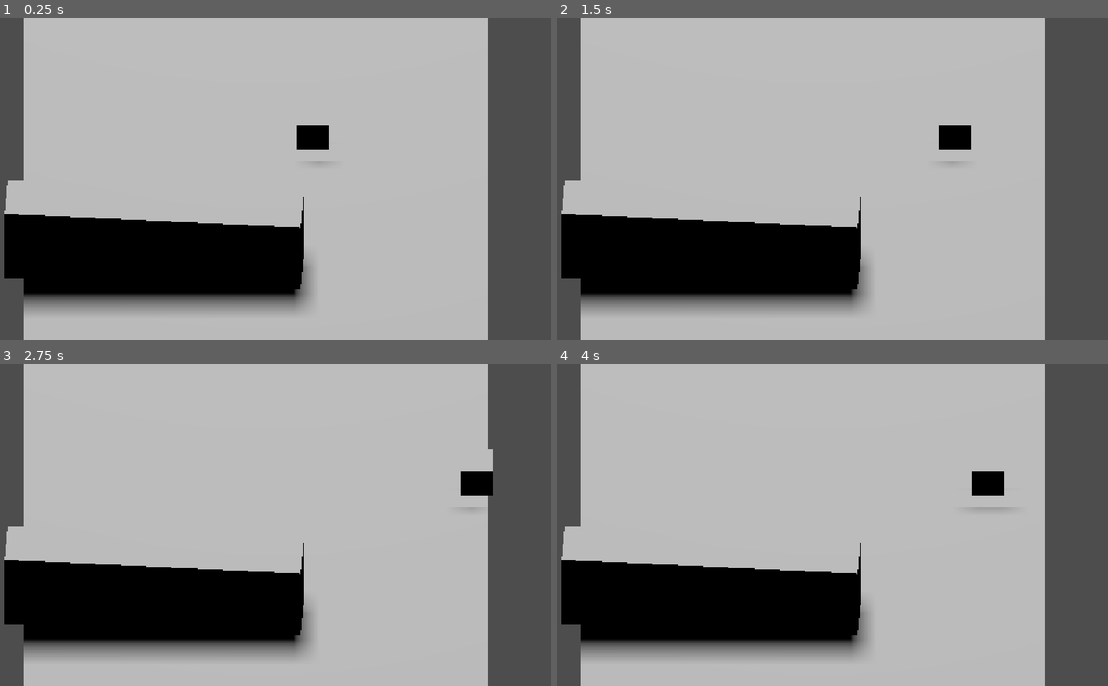
Above: before the commit, frames 1-4 (two rows, left to right).
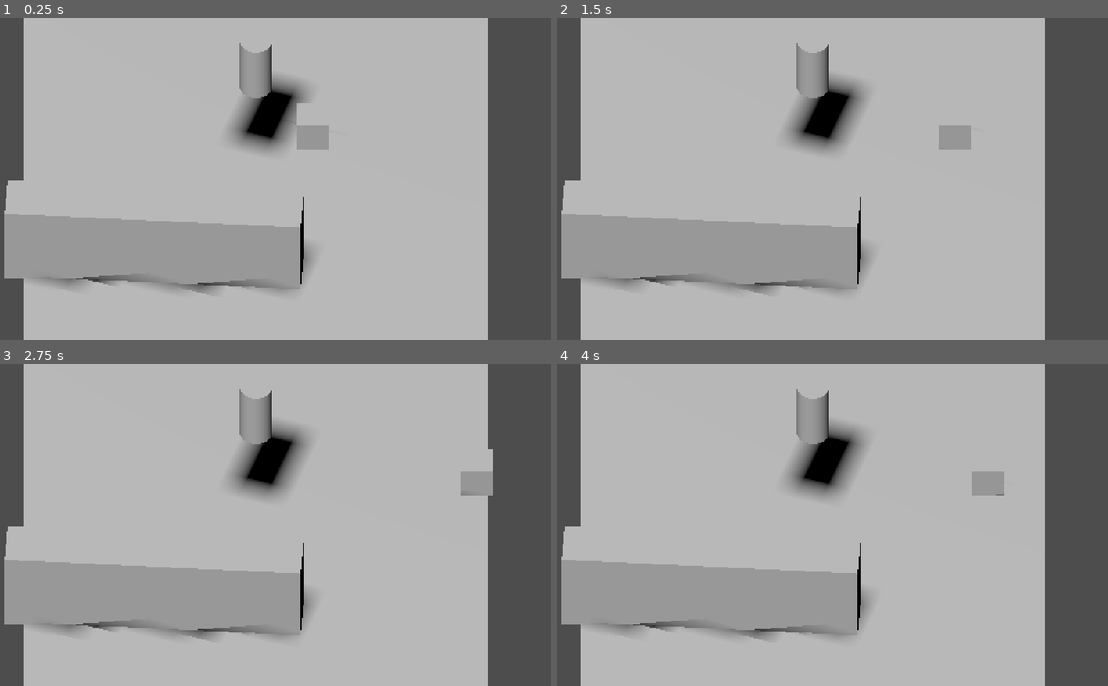
Above: after the commit, the same moments.

Repository: ghostlysleuth/NihiloGDC
Game: Godot game, scene res://testWorld.tscn
Same seed, same stepped clock (60 frames per second), same inputs: the game is played once before the commit and once after it.
Inputs:
- Up to frame 1 (0.25 s): no input
- Up to frame 2 (1.5 s): tap Enter at 0.5 s; hold Right (move_right) 0.53-1.28 s; hold Shift (focus) 0.53-1.28 s; hold Down (ui_down) from 1.28 s (still down); tap Shift (focus) at 1.35 s
- Up to frame 3 (2.75 s): tap Space at 2 s; release Down (ui_down) at 2.03 s; hold Right (move_right) from 2.03 s (still down); hold Shift (focus) from 2.03 s (still down)
- Up to frame 4 (4 s): release Right (move_right) at 2.78 s; release Shift (focus) at 2.78 s; hold Up (ui_up) 2.78-3.53 s; tap Shift (focus) at 2.85 s; tap Enter at 3.5 s; hold Left (move_left) from 3.53 s (still down); hold Shift (focus) from 3.53 s (still down)

The runs differ from the first frame. In frame 1, 19% of the frame differs, in the area x 0-60%, y 7-92%; in frame 2, 19%; in frame 3, 19%; in frame 4, 19%, in the area x 0-82%, y 7-92%.
Error after the commit: Parse Error: Annotation "@icon" must be at the top of the script, before "extends" and "class_name". (res://Game/Scripts/fish_interface.gd:4)

Commit message:
fish_interface

Diff:
--- /dev/null
+++ b/IShouldHaveStayed/Game/Scenes/Spawner.tscn
@@ -0,0 +1,8 @@
+[gd_scene load_steps=2 format=3 uid="uid://damxxfhxmtny"]
+
+[ext_resource type="Script" path="res://Game/Scripts/Spawner.gd" id="1_hrp03"]
+
+[node name="Spawner" type="Node3D"]
+script = ExtResource("1_hrp03")
+
+[node name="range" type="Node3D" parent="."]
--- a/IShouldHaveStayed/Game/Scenes/fish_interface.tscn
+++ b/IShouldHaveStayed/Game/Scenes/fish_interface.tscn
@@ -1,21 +1,26 @@
-[gd_scene load_steps=4 format=3 uid="uid://ce7b4b50b2sgs"]
+[gd_scene load_steps=5 format=3 uid="uid://ce7b4b50b2sgs"]
 
 [ext_resource type="Script" path="res://Game/Scripts/fish_interface.gd" id="1_60k17"]
 [ext_resource type="Script" path="res://Game/Scripts/FishData.gd" id="1_yqtum"]
 
 [sub_resource type="BoxShape3D" id="BoxShape3D_1dqct"]
 
+[sub_resource type="CylinderMesh" id="CylinderMesh_qyw0w"]
+
 [node name="fish_interface" type="CharacterBody3D"]
-script = ExtResource( "1_60k17" )
+script = ExtResource("1_60k17")
 
 [node name="CollisionShape3d" type="CollisionShape3D" parent="."]
 
 [node name="FishData" type="Node" parent="."]
-script = ExtResource( "1_yqtum" )
+script = ExtResource("1_yqtum")
 
 [node name="Hitbox" type="Area3D" parent="."]
 
 [node name="CollisionShape3D" type="CollisionShape3D" parent="Hitbox"]
-shape = SubResource( "BoxShape3D_1dqct" )
+shape = SubResource("BoxShape3D_1dqct")
+
+[node name="MeshInstance3d" type="MeshInstance3D" parent="."]
+mesh = SubResource("CylinderMesh_qyw0w")
 
 [connection signal="area_entered" from="Hitbox" to="." method="_on_hitbox_area_entered"]
--- /dev/null
+++ b/IShouldHaveStayed/Game/Scripts/Spawner.gd
@@ -0,0 +1,83 @@
+extends Node3D
+
+#cant find a way for multi line comments
+#var summary = """a
+#	'spawns' a random object using the list of resource paths. prefills the 'res://'. dosent bother with the leaf
+#	objs' appear on a random point within the range. see -> '_ready()' & $range
+#
+#	-is toggleable
+#	-has a random time delay(seconds) between spawns
+#
+#	starting
+#		enabled -> true - starts immideatly
+#		startSpawning( initialDelay:float) - starts spawning coroutine, possiable delay. negative delay for random
+#
+#	stopping
+#		enabled -> false - will spawn 1 last one
+#		stopImmideatly - self explaining
+#
+#	-idk how to have variables be set through the inspeactor like unity so no that.
+#"""
+#GDScript ide sucks. what do you mean I have to learn 100+ unlisted & hidden functions that the script inhearates to do anyhting
+
+
+#paths to fish resource
+const toSpawn = ['cube.tscn'] #full path would be "res://assets/prefab/Box.tscn"
+
+#time
+var spawnTime_min : float = 2;
+var spawnTime_max : float = 5;
+
+#position
+@export var range : Vector3
+@export var rot : Quaternion
+
+var _enabled : bool = true
+var enabled:bool:
+    get: return _enabled
+    set(v):
+        _enabled = v
+        if v:
+            startSpawning(0)
+
+var _stopImmediately : bool = false;
+
+func _ready():
+    range = $range.position - position #child node for easy visualization, couldnt find anything built in
+
+    for i in range(0, toSpawn.size()):
+        toSpawn[i] =  'res://' + toSpawn[i]
+    print(enabled)
+
+    if enabled:
+        startSpawning(-1)
+
+
+
+func startSpawning(initialDelay : float):
+    _stopImmediately = false;
+
+    var rando = RandomNumberGenerator.new()
+    var delay : float = 0
+
+    if initialDelay < 0: delay = rando.randi_range(spawnTime_min, spawnTime_max)
+
+    while _enabled:
+        print(delay)
+        await get_tree().create_timer(delay).timeout
+        if _stopImmediately: return
+        var obj = load(toSpawn[rando.randi_range(0, toSpawn.size()-1)])
+        var actualObject = obj.instantiate()
+
+        call_deferred("add_child", actualObject)
+        #actualObject do stuff
+
+func stopSpawning(stopImmediately : bool):
+    enabled = false
+
+    #cant find anyhting like StopCoroutine(...) from unity
+    _stopImmediately = stopImmediately
+
+func random_vec3(v : Vector3):
+    var r = RandomNumberGenerator.new()
+    return Vector3(r.randi_range(0, v.x), r.randi_range(0, v.y), r.randi_range(0, v.z))
--- a/IShouldHaveStayed/Game/Scripts/fish_interface.gd
+++ b/IShouldHaveStayed/Game/Scripts/fish_interface.gd
@@ -7,7 +7,7 @@
 
 signal caught(fishType)
 
-var current:Vector3 = Vector3.FORWARD
+var current:Vector3 = Vector3.BACK
 
 
 # Get the gravity from the project settings to be synced with RigidBody nodes.
--- a/IShouldHaveStayed/player.gd
+++ b/IShouldHaveStayed/player.gd
@@ -5,21 +5,21 @@
 
 
 func _physics_process(delta):
-	var direction = Vector3.ZERO
+    var direction = Vector3.ZERO
 
-	#Get direction
-	if Input.is_action_pressed("move_left"):
-		direction.x -= 1
-	if Input.is_action_pressed("move_right"):
-		direction.x += 1
-	if direction != Vector3.ZERO:
-		direction = direction.normalized()
-	#Implement speed
-	if Input.is_action_pressed("focus"):
-		velocity.x = direction.x * (SPEED / 2)
-	else:
-		velocity.x = direction.x * SPEED
+    #Get direction
+    if Input.is_action_pressed("move_left"):
+        direction.x -= 1
+    if Input.is_action_pressed("move_right"):
+        direction.x += 1
+    if direction != Vector3.ZERO:
+        direction = direction.normalized()
+    #Implement speed
+    if Input.is_action_pressed("focus"):
+        velocity.x = direction.x * (SPEED / 2)
+    else:
+        velocity.x = direction.x * SPEED
 
-	#Move
-	print(velocity.x)
-	move_and_slide()
+    #Move
+    print(velocity.x)
+    move_and_slide()
--- a/IShouldHaveStayed/testWorld.tscn
+++ b/IShouldHaveStayed/testWorld.tscn
@@ -1,7 +1,8 @@
-[gd_scene load_steps=7 format=3 uid="uid://bmaqvesfqo3yk"]
+[gd_scene load_steps=8 format=3 uid="uid://bmaqvesfqo3yk"]
 
 [ext_resource type="PackedScene" uid="uid://cxy2xociogn7g" path="res://cube.tscn" id="1_giw74"]
 [ext_resource type="PackedScene" uid="uid://btbm75xqtg1nc" path="res://player.tscn" id="2_jkwbp"]
+[ext_resource type="PackedScene" uid="uid://ce7b4b50b2sgs" path="res://Game/Scenes/fish_interface.tscn" id="2_td2bk"]
 
 [sub_resource type="PlaneMesh" id="PlaneMesh_j6eic"]
 
@@ -22,6 +23,9 @@
 projection = 1
 current = true
 size = 10.0
+
+[node name="fish_interface" parent="." instance=ExtResource("2_td2bk")]
+transform = Transform3D(1, 0, 0, 0, 1, 0, 0, 0, 1, 0, 3.43593, 0)
 
 [node name="StaticBody3d" type="StaticBody3D" parent="."]
 
@@ -46,7 +50,7 @@
 shape = SubResource("BoxShape3D_jirnm")
 
 [node name="OmniLight3d" type="DirectionalLight3D" parent="."]
-transform = Transform3D(1, 0, 0, 0, -0.693968, 0.720006, 0, -0.720006, -0.693968, 0, 7.65302, 0)
+transform = Transform3D(0.94798, 0.262916, -0.17947, 0, 0.563785, 0.825922, 0.318331, -0.782957, 0.534457, -2.59716, 7.65302, 5.48566)
 light_energy = 2.0
 shadow_enabled = true
 
